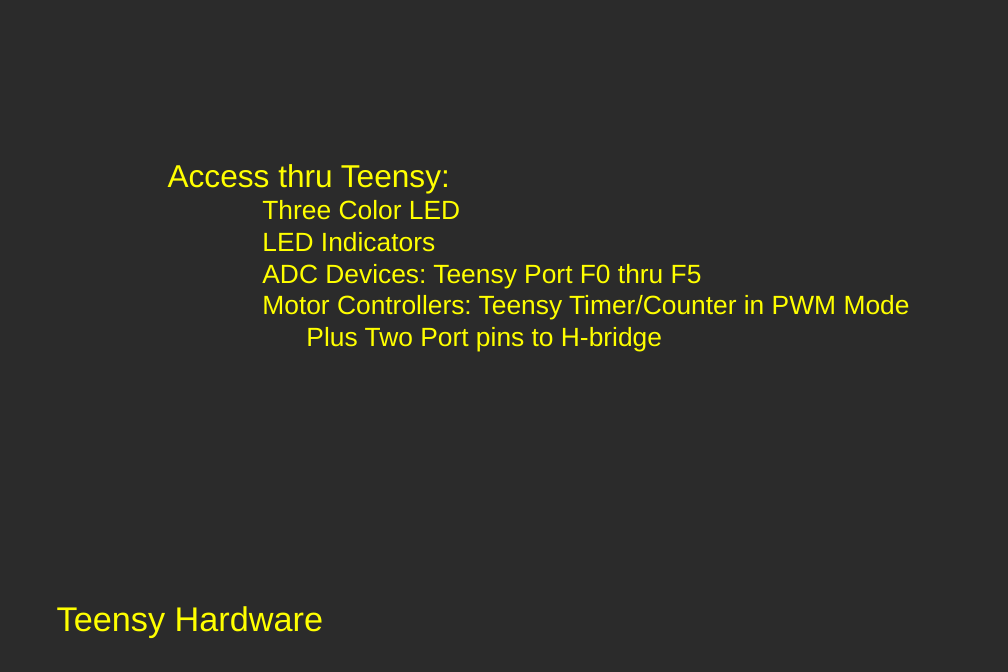
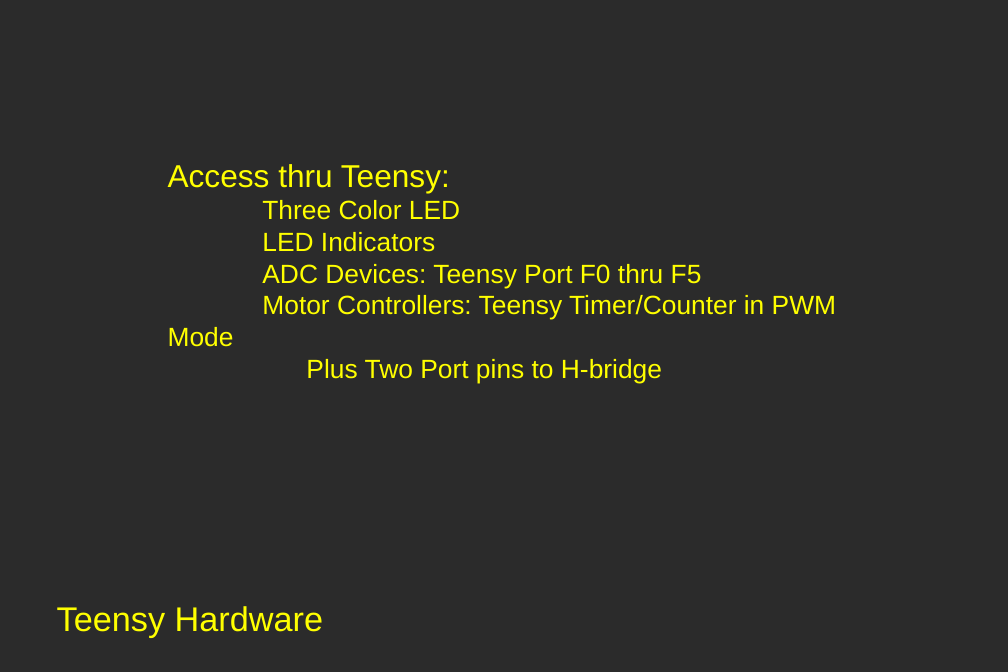
Before and after one commit to andrewsw/expose-teensy, a slide deck: slide 3 of Proj_2_Pres.odp. Drawn at 1008x672 pixels with LibreOffice and Linux fonts; fonts in the diff are those of the drawing; background and template pictures are left out; a plain dark background stands for a picture behind light text. Boxes give left, top, right and bottom in pixels: in the first picture for what was removed or moved away, otherwise in the second. Text is boxed around its words. In the diff, an @@ line names an element or a change of style, - is before the commit and + after.

Commit message:
modify my slide a little bit

```diff
--- a/Proj_2_Pres.odp
+++ b/Proj_2_Pres.odp
@@ text "Access thru Teensy:" rewrapped from (168,164,910,352) to (168,164,836,383) @@
```
Also in this commit, not shown: 4 other slides changed, 1 slide added, 1 slide removed.
